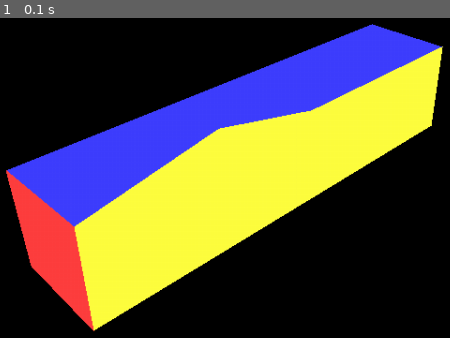
Above: before the commit, frame 1.
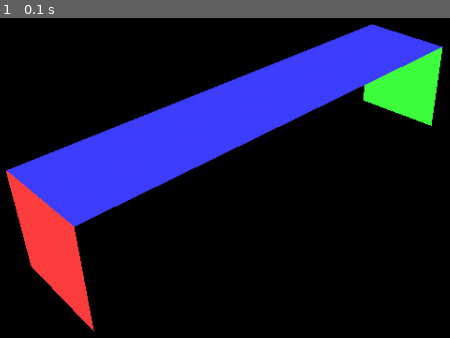
Above: after the commit, the same moment.

Repository: mooinglemur/2RX16
Game: pygame game, started from scripts/pygame-3d-scene.py
Two runs of this game, one before a commit and one after it. Both use one fixed random seed, a clock stepped at 60 frames per second and the inputs below.
Inputs:
- Up to frame 1 (0.1 s): no input

The runs differ from the first frame. In frame 1, 26% of the frame differs, in the area x 16-99%, y 8-98%.

Commit message:
cleanup and prep for culling

Diff:
--- a/scripts/pygame-3d-scene.py
+++ b/scripts/pygame-3d-scene.py
@@ -233,7 +233,7 @@
     return camera_info
 
 
-def transform_objects_into_view_space(objects, camera_info):
+def transform_objects_into_view_space(world_objects, camera_info):
 
     # More info on: Model space, World space, View/Camera space, Projection Space:
     #   http://www.codinglabs.net/article_world_view_projection_matrix.aspx
@@ -254,15 +254,15 @@
 
     # Note: we are a bit lazy here and do this in two steps (not efficient)
     #       we first translate (aka move) the vertices (*not* the normals btw) so that the camera is at 0,0
-    #       then we only have to rotate all objects so the camera points in the negative Z direction.
+    #       then we only have to rotate all world_objects so the camera points in the negative Z direction.
     #       this simplifies our view-matrix
 
     cam_x = camera_info['pos'][0]
     cam_y = camera_info['pos'][1]
     cam_z = camera_info['pos'][2]
 
-    for current_object_name in objects:
-        current_object = objects[current_object_name]
+    for current_object_name in world_objects:
+        current_object = world_objects[current_object_name]
         for idx, vertex in enumerate(current_object['vertices']):
             old_x = current_object['vertices'][idx][0]
             old_y = current_object['vertices'][idx][1]
@@ -291,18 +291,49 @@
     ])
 
     # We transform all vertices by the view_matrix
-    for current_object_name in objects:
-        current_object = objects[current_object_name]
+    view_objects = {}
+    for current_object_name in world_objects:
+        world_object = world_objects[current_object_name]
+        view_object = copy.deepcopy(world_objects[current_object_name])
 
         # Vertices
-        for idx, vertex in enumerate(current_object['vertices']):
-            old_vertex = np.array(current_object['vertices'][idx])
-            current_object['vertices'][idx] = view_matrix.dot(old_vertex)
+        for idx, vertex in enumerate(world_object['vertices']):
+            world_vertex = np.array(world_object['vertices'][idx])
+            view_object['vertices'][idx] = view_matrix.dot(world_vertex)
 
         # Normals
-        for idx, normal in enumerate(current_object['normals']):
-            old_normal = np.array(current_object['normals'][idx])
-            current_object['normals'][idx] = view_matrix.dot(old_normal)
+        for idx, normal in enumerate(world_object['normals']):
+            world_normal = np.array(world_object['normals'][idx])
+            view_object['normals'][idx] = view_matrix.dot(world_normal)
+
+        view_objects[current_object_name] = view_object
+
+    return view_objects
+
+
+def cull_objects(view_objects):
+
+    culled_view_objects = {}
+
+    for current_object_name in view_objects:
+
+        view_object = view_objects[current_object_name]
+        culled_view_object = copy.deepcopy(view_object)
+
+        culled_view_object['faces'] = []
+
+        for face in view_object['faces']:
+
+            # FIXME: add LOGIC here!
+            if face['color_index'] == 7:
+                continue
+
+            culled_view_object['faces'].append(face)
+
+        culled_view_objects[current_object_name] = culled_view_object
+
+    return culled_view_objects
+
 
 
 
@@ -310,10 +341,6 @@
 scale = 37
 
 center_offset = (screen_width // 2, screen_height // 2)
-
-# FIXME: we should use objects that have vertices and faces (and bounding boxes)
-vertices = []
-faces = []
 
 # FIXME: REMOVE or set to 0,0,0!
 camera = (0, 0, 6)
@@ -331,7 +358,7 @@
     b1[1] |= x32
     return b1
 
-def project_light_draw_and_export():
+def project_light_draw_and_export(vertices, faces):
 
     def face_sorter(item):
         return zees[item['vertex_indices'][0]]+zees[item['vertex_indices'][1]]+zees[item['vertex_indices'][2]]
@@ -726,23 +753,23 @@
             #if event.key == pygame.K_RIGHT:
             #    increment_frame_by = 1
 
-    objects = load_vertices_and_faces(frame_nr)
-
-    camera_box = objects['CameraBox']
+    world_objects = load_vertices_and_faces(frame_nr)
+
+    camera_box = world_objects['CameraBox']
     camera_info = get_camera_info_from_camera_box(camera_box)
 
-    transform_objects_into_view_space(objects, camera_info)
+    # Rotate and translate all vertices in the world so camera position becomes 0,0,0 and forward direction becomes 0,0,-1 (+up = 0,1,0)
+    view_objects = transform_objects_into_view_space(world_objects, camera_info)
+
+    culled_view_objects = cull_objects(view_objects)
 
     '''
      === Implement this ===
-
-    # Rotate and translate all vertices in the world so camera position becomes 0,0,0 and direction becomes 0,0,-1 (+up = 0,1,0)
-    objects_in_view_space = transform_objects_into_view_space(objects, camera_info)
 
     # Backface cull where face/triangle-normal points away from camera
     # Clip/remove where Z < 0 (behind camera)  (we may assume faces are NOT partially visiable AND behind the camera)
     # Clip 4 sides of the camera -> creating NEW triangles!
-    culled_and_clipped_triangles = cull_and_clip_objects_into_visible_triangles(objects_in_view_space, camera_info)
+    culled_and_clipped_triangles = cull_and_clip_objects_into_visible_triangles(view_objects, camera_info)
 
     # Change color of faces/triangles according to the amount of light they get. Possibly multiple lights (with a certain range)
     lit_triangles = apply_light_to_triangles(culled_and_clipped_triangles, lights)
@@ -767,16 +794,16 @@
     export_projected_triangles(minimized_projected_triangles)
     '''
 
-    #print(objects)
+    #print(world_objects)
 # FIXME!
 #    exit()
 
     # FIXME: this is a temporary workaround. We should get all objects but the camera here!
-    vertices = objects['Cube']['vertices']
-    faces = objects['Cube']['faces']
+    vertices = culled_view_objects['Cube']['vertices']
+    faces = culled_view_objects['Cube']['faces']
 
     screen.fill(BLACK)
-    tris_seen = project_light_draw_and_export()
+    tris_seen = project_light_draw_and_export(vertices, faces)
     if tris_seen:
         f.write(b'\xff') # end of frame
 
